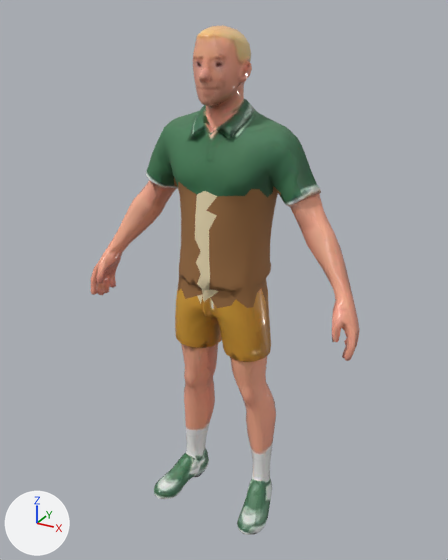
Two versions of the glTF model public/models/characters/adrian.glb, one commit apart.
Camera for both pictures: a 50 mm lens placed at (1.064, -1.9, 2.014), pointed at (-0.004, 0.04, 1.043). Arrows for +X, +Y and +Z are at lower left; the lights stay in place. The older version comes first. Vertices at exactly the same position are counted once.

Names of what the first picture shows: 'geometry_0'.
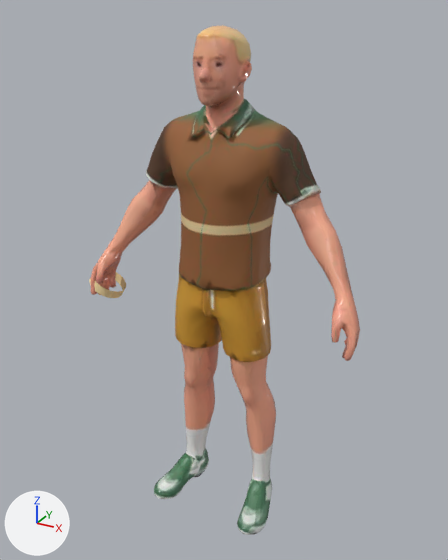
The change, as a list of edits to the scene's bpy script:
```text
Add img_adrian_tailored_uniform:
    img_adrian_tailored_uniform = load_image('adrian-tailored-uniform', '_unpacked/adrian-tailored-uniform', 1024, 1024, 'sRGB')
Change mat_designer_logic_pbr:
    where n2 = _N.new('ShaderNodeTexImage'); n2.name = 'Image Texture'
    n2.image: img_image_0 -> img_adrian_tailored_uniform
Add mat_adrian_sweatband_knit:
    mat_adrian_sweatband_knit = principled_material('adrian-sweatband-knit')
    mat_adrian_sweatband_knit.base_color = (0.9, 0.69, 0.36)  # beige #f3d8a2
    mat_adrian_sweatband_knit.roughness = 0.95
Change me_geometry_0:
    where me_geometry_0.from_pydata(...)  # 5958 vertices, 11969 faces; spans x -0.57..0.57, y -0.19..0.19, z 0.0..1.96
    used by ob_geometry_0; location = (0.0, 0.0, 0.0)
    me_geometry_0 part 1: 16 vertices moved from x 0.33..0.55, y -0.06..0.13, z 0.96..1.32 to x 0.33..0.55, y -0.06..0.14, z 0.96..1.33; 16 vertices removed from x 0.34..0.54, y -0.08..0.14, z 0.96..1.35; 16 vertices added at x 0.34..0.55, y -0.08..0.15, z 0.96..1.35
    me_geometry_0 part 2: 1566 faces spanning x -0.23..0.23, y -0.12..0.19, z 0.99..1.45 switch from mat_adrian_panel (brown #9e6f42) to mat_designer_logic_pbr
    me_geometry_0 part 3: 167 faces spanning x -0.06..0.07, y -0.12..0.19, z 0.99..1.45 switch from mat_adrian_stripe (beige #f3e2b8) to mat_designer_logic_pbr
Add me_adrian_sweatband:
    me_adrian_sweatband.from_pydata(...)  # 48 vertices, 48 faces; spans x -0.608..-0.457, y -0.098..0.056, z 0.888..0.996
    me_adrian_sweatband.materials.append(mat_adrian_sweatband_knit)  # beige #f3d8a2
Add ob_adrian_sweatband:
    ob_adrian_sweatband = bpy.data.objects.new('adrian-sweatband', me_adrian_sweatband)
    ob_adrian_sweatband.location = (0.0, 0.0, 0.0)
```

Location of each change, [x1, y1, x2, y2] in pixels of the pictures (448 x 560 px; the box of a moved part takes in the faces that stretch with it):
'geometry_0', surface changed, reshaped (green to brown): before [91, 25, 360, 535]; after [90, 25, 360, 535]
'adrian-sweatband', added: after [89, 272, 126, 298]
part 1 of me_geometry_0, moved or reshaped: before [318, 212, 355, 332]; after [319, 212, 355, 347]
part 2 of me_geometry_0, recoloured: [174, 178, 281, 308] in both
part 3 of me_geometry_0, recoloured (beige to brown): [195, 191, 218, 304] in both
